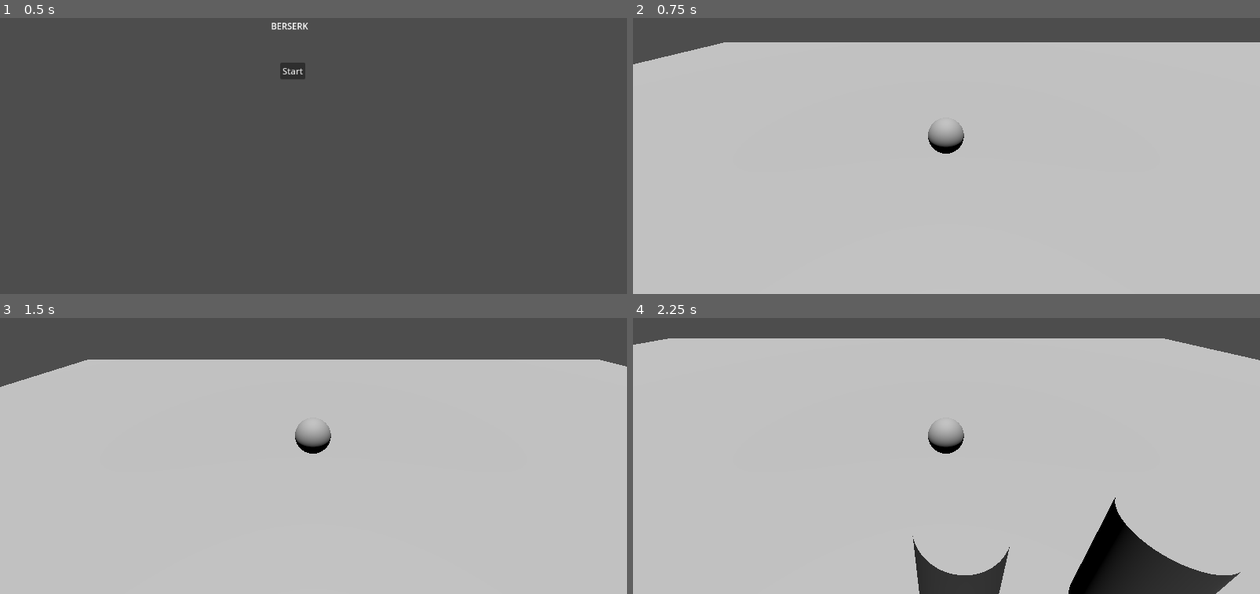
Above: before the commit, frames 1-4 (two rows, left to right).
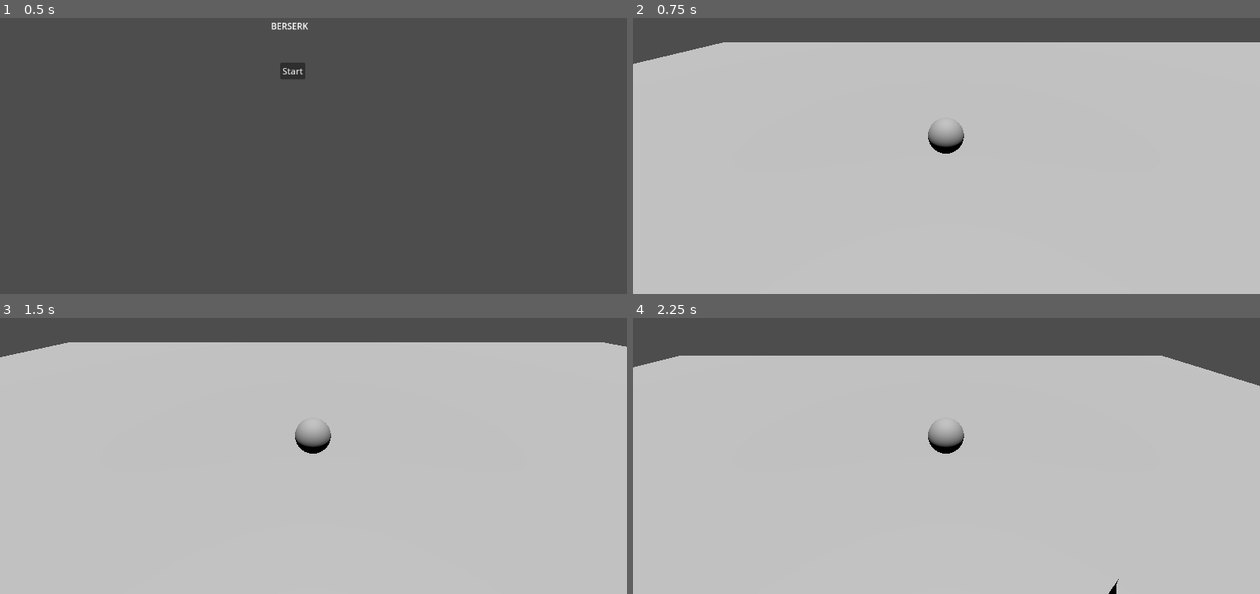
Above: after the commit, the same moments.

Repository: LazareBoukenouche/3D
Game: Godot game, scene res://Main.tscn
The game is run twice, just before and just after one commit, with the same random seed, the same clock (stepped at 60 frames per second) and the same inputs.
Inputs (mouse positions are in pixels of both pictures, inside the frame that each line leads up to):
- Up to frame 1 (0.5 s): no input
- Up to frame 2 (0.75 s): click "Start" at 0.5 s
- Up to frame 3 (1.5 s): tap Enter (ui_accept) at 1.25 s; move the mouse to (451, 400) at 1.27 s; hold D (move_right) from 1.28 s (still down); tap A (attack, bound only after the commit) at 1.35 s; click (451, 400) at 1.42 s
- Up to frame 4 (2.25 s): tap Space (jump, bound only after the commit) at 1.52, 1.82 s; tap Q (attack, bound only before the commit) at 1.55, 2.1 s; move the mouse to (821, 436) at 2.02 s; release D (move_right) at 2.03 s; hold S (move_down) from 2.03 s (still down); click (821, 436) at 2.17 s

Frame 1 is identical in both runs. In frame 2, less than 0.1% of the frame differs, in the area x 0-15%, y 8-17%; in frame 3, 6.7%; in frame 4, 12%, in the area x 0-100%, y 7-100%.

Commit message:
added the joypad controls for the camera and players movements and rotations

Diff:
--- a/Scenes/Levels/Level.tscn
+++ b/Scenes/Levels/Level.tscn
@@ -14,13 +14,14 @@
 [node name="Level" type="Node3D"]
 script = ExtResource("1_67qpp")
 
-[node name="StaticBody3D" type="StaticBody3D" parent="."]
+[node name="Ground" type="StaticBody3D" parent="."]
+transform = Transform3D(1, 0, 0, 0, 1, 0, 0, 0, 1, -0.106589, 0, -0.0051198)
 physics_material_override = SubResource("PhysicsMaterial_c3cgl")
 
-[node name="CollisionShape3D" type="CollisionShape3D" parent="StaticBody3D"]
+[node name="CollisionShape3D" type="CollisionShape3D" parent="Ground"]
 shape = SubResource("BoxShape3D_xu71u")
 
-[node name="MeshInstance3D" type="MeshInstance3D" parent="StaticBody3D/CollisionShape3D"]
+[node name="MeshInstance3D" type="MeshInstance3D" parent="Ground/CollisionShape3D"]
 transform = Transform3D(46.8413, 0, 0, 0, 1, 0, 0, 0, 40.2261, 0, 0, 0)
 mesh = SubResource("BoxMesh_qo704")
 
--- a/Scripts/Ball.gd
+++ b/Scripts/Ball.gd
@@ -25,7 +25,9 @@
 
 	Input.set_mouse_mode(Input.MOUSE_MODE_VISIBLE)
 
+
 func _physics_process(delta):
+
 
 	if Input.is_action_just_pressed("ui_cancel"):
 		Input.set_mouse_mode(Input.MOUSE_MODE_VISIBLE)
@@ -35,7 +37,9 @@
 	input.x = Input.get_axis("move_left", "move_right")
 	input.z = Input.get_axis("move_up", "move_down")
 
-
+	var camera_input := Vector3.ZERO
+	camera_input.x = Input.get_axis("move_camera_left", "move_camera_right")
+	camera_input.z = Input.get_axis("move_camera_up", "move_camera_down")
 	horizontal_pivot.rotate_y(horizontal_pivot_input)
 	vertical_pivot.rotate_x(vertical_pivot_input)
 	vertical_pivot.rotation.x = clamp(vertical_pivot.rotation.x,
@@ -46,12 +50,13 @@
 	horizontal_pivot_input = 0.0
 	vertical_pivot_input = 0.0
 
+	if Input.is_action_just_pressed("attack"):
+		print("attack")
+
 	if Input.is_action_just_pressed("ui_cancel"):
 		Input.set_mouse_mode(Input.MOUSE_MODE_VISIBLE)
 
-	if Input.is_action_just_pressed("attack"):
-		print(input)
-		pass
+
 
 	if Input.is_action_just_pressed("take"):
 		# Check if object in area has the property : interactable
@@ -83,7 +88,7 @@
 		velocity.y -= gravity * delta
 
 	# Handle Jump.
-	if Input.is_action_just_pressed("ui_accept") and is_on_floor():
+	if Input.is_action_just_pressed("jump") and is_on_floor():
 		velocity.y = JUMP_VELOCITY
 
 	# Get the input direction and handle the movement/deceleration.
@@ -101,6 +106,23 @@
 	move_and_slide()
 
 func _unhandled_input(event: InputEvent) -> void:
+
+	if event is InputEventJoypadMotion:
+
+		# If the right stick move vertically
+		if event.axis == JOY_AXIS_RIGHT_Y:
+
+			if event.get_action_strength("move_camera_up") > 0.5:
+				vertical_pivot_input = + event.get_axis() * 0.1
+			elif event.get_action_strength("move_camera_down") > 0.5:
+				vertical_pivot_input = - event.get_axis() * 0.1
+
+		elif  event.axis == JOY_AXIS_RIGHT_X:
+			if event.get_action_strength("move_camera_left") > 0.5:
+				horizontal_pivot_input = + (event.get_axis() * 0.1)
+			elif event.get_action_strength("move_camera_right") > 0.5:
+				horizontal_pivot_input = - event.get_axis() * 0.1
+
 	if Input.is_mouse_button_pressed(MOUSE_BUTTON_LEFT):
 		Input.set_mouse_mode(Input.MOUSE_MODE_CAPTURED)
 		if event is InputEventMouseMotion:
@@ -108,9 +130,9 @@
 				horizontal_pivot_input = - event.relative.x * mouse_sensitivity
 				vertical_pivot_input = - event.relative.y * mouse_sensitivity
 
-	if !Input.is_mouse_button_pressed(MOUSE_BUTTON_LEFT):
-			Input.set_mouse_mode(Input.MOUSE_MODE_VISIBLE)
-#
+	else:
+		Input.set_mouse_mode(Input.MOUSE_MODE_VISIBLE)
+
 
 
 func _on_area_3d_body_entered(body):
--- a/Scripts/Level.gd
+++ b/Scripts/Level.gd
@@ -6,7 +6,7 @@
 func _ready():
 
 
-
+	print(Input.get_connected_joypads())
 
 
 	pass
--- a/project.godot
+++ b/project.godot
@@ -20,35 +20,40 @@
 take={
 "deadzone": 0.5,
 "events": [Object(InputEventKey,"resource_local_to_scene":false,"resource_name":"","device":-1,"window_id":0,"alt_pressed":false,"shift_pressed":false,"ctrl_pressed":false,"meta_pressed":false,"pressed":false,"keycode":0,"physical_keycode":82,"key_label":0,"unicode":114,"echo":false,"script":null)
+, Object(InputEventJoypadButton,"resource_local_to_scene":false,"resource_name":"","device":-1,"button_index":1,"pressure":0.0,"pressed":false,"script":null)
 ]
 }
 attack={
 "deadzone": 0.5,
-"events": [Object(InputEventKey,"resource_local_to_scene":false,"resource_name":"","device":-1,"window_id":0,"alt_pressed":false,"shift_pressed":false,"ctrl_pressed":false,"meta_pressed":false,"pressed":false,"keycode":0,"physical_keycode":81,"key_label":0,"unicode":97,"echo":false,"script":null)
+"events": [Object(InputEventJoypadButton,"resource_local_to_scene":false,"resource_name":"","device":-1,"button_index":2,"pressure":0.0,"pressed":true,"script":null)
+, Object(InputEventKey,"resource_local_to_scene":false,"resource_name":"","device":-1,"window_id":0,"alt_pressed":false,"shift_pressed":false,"ctrl_pressed":false,"meta_pressed":false,"pressed":false,"keycode":0,"physical_keycode":0,"key_label":65,"unicode":97,"echo":false,"script":null)
 ]
 }
 move_left={
 "deadzone": 0.5,
-"events": [Object(InputEventKey,"resource_local_to_scene":fa …(140 unchanged characters)… d":false,"keycode":0,"physical_keycode":4194319,"key_label":0,"unicode":0,"echo":false,"script":null)
-, Object(InputEventKey,"resource_local_to_scene":false,"resource_name":"","device":-1,"window_id":0,"alt_pressed":false,"shift_pressed":false,"ctrl_pressed":false,"meta_pressed":false,"pressed":false,"keycode":0,"physical_keycode":65,"key_label":0,"unicode":113,"echo":false,"script":null)
+"events": [Object(InputEventKey,"resource_local_to_scene":fa …(140 unchanged characters)… d":false,"keycode":0,"physical_keycode":0,"key_label":81,"unicode":113,"echo":false,"script":null)
+, Object(InputEventJoypadMotion,"resource_local_to_scene":false,"resource_name":"","device":-1,"axis":0,"axis_value":-1.0,"script":null)
 ]
 }
 move_right={
 "deadzone": 0.5,
 "events": [Object(InputEventKey,"resource_local_to_scene":false,"resource_name":"","device":-1,"window_id":0,"alt_pressed":false,"shift_pressed":false,"ctrl_pressed":false,"meta_pressed":false,"pressed":false,"keycode":0,"physical_keycode":68,"key_label":0,"unicode":100,"echo":false,"script":null)
 , Object(InputEventKey,"resource_local_to_scene":false,"resource_name":"","device":-1,"window_id":0,"alt_pressed":false,"shift_pressed":false,"ctrl_pressed":false,"meta_pressed":false,"pressed":false,"keycode":0,"physical_keycode":4194321,"key_label":0,"unicode":0,"echo":false,"script":null)
+, Object(InputEventJoypadMotion,"resource_local_to_scene":false,"resource_name":"","device":-1,"axis":0,"axis_value":1.0,"script":null)
 ]
 }
 move_up={
 "deadzone": 0.5,
 "events": [Object(InputEventKey,"resource_local_to_scene":false,"resource_name":"","device":-1,"window_id":0,"alt_pressed":false,"shift_pressed":false,"ctrl_pressed":false,"meta_pressed":false,"pressed":false,"keycode":0,"physical_keycode":87,"key_label":0,"unicode":122,"echo":false,"script":null)
 , Object(InputEventKey,"resource_local_to_scene":false,"resource_name":"","device":-1,"window_id":0,"alt_pressed":false,"shift_pressed":false,"ctrl_pressed":false,"meta_pressed":false,"pressed":false,"keycode":0,"physical_keycode":4194320,"key_label":0,"unicode":0,"echo":false,"script":null)
+, Object(InputEventJoypadMotion,"resource_local_to_scene":false,"resource_name":"","device":-1,"axis":1,"axis_value":-1.0,"script":null)
 ]
 }
 move_down={
 "deadzone": 0.5,
 "events": [Object(InputEventKey,"resource_local_to_scene":false,"resource_name":"","device":-1,"window_id":0,"alt_pressed":false,"shift_pressed":false,"ctrl_pressed":false,"meta_pressed":false,"pressed":false,"keycode":0,"physical_keycode":83,"key_label":0,"unicode":115,"echo":false,"script":null)
 , Object(InputEventKey,"resource_local_to_scene":false,"resource_name":"","device":-1,"window_id":0,"alt_pressed":false,"shift_pressed":false,"ctrl_pressed":false,"meta_pressed":false,"pressed":false,"keycode":0,"physical_keycode":4194322,"key_label":0,"unicode":0,"echo":false,"script":null)
+, Object(InputEventJoypadMotion,"resource_local_to_scene":false,"resource_name":"","device":-1,"axis":1,"axis_value":1.0,"script":null)
 ]
 }
 cancel={
@@ -56,6 +61,36 @@
 "events": [Object(InputEventKey,"resource_local_to_scene":false,"resource_name":"","device":-1,"window_id":0,"alt_press …(182 unchanged characters)…
 ]
 }
+run={
+"deadzone": 0.5,
+"events": []
+}
+jump={
+"deadzone": 0.5,
+"events": [Object(InputEventKey,"resource_local_to_scene":false,"resource_name":"","device":-1,"window_id":0,"alt_pressed":false,"shift_pressed":false,"ctrl_pressed":false,"meta_pressed":false,"pressed":false,"keycode":0,"physical_keycode":32,"key_label":0,"unicode":32,"echo":false,"script":null)
+, Object(InputEventJoypadButton,"resource_local_to_scene":false,"resource_name":"","device":-1,"button_index":0,"pressure":0.0,"pressed":true,"script":null)
+]
+}
+move_camera_up={
+"deadzone": 0.5,
+"events": [Object(InputEventJoypadMotion,"resource_local_to_scene":false,"resource_name":"","device":-1,"axis":3,"axis_value":-1.0,"script":null)
+]
+}
+move_camera_down={
+"deadzone": 0.5,
+"events": [Object(InputEventJoypadMotion,"resource_local_to_scene":false,"resource_name":"","device":-1,"axis":3,"axis_value":1.0,"script":null)
+]
+}
+move_camera_left={
+"deadzone": 0.5,
+"events": [Object(InputEventJoypadMotion,"resource_local_to_scene":false,"resource_name":"","device":-1,"axis":2,"axis_value":-1.0,"script":null)
+]
+}
+move_camera_right={
+"deadzone": 0.5,
+"events": [Object(InputEventJoypadMotion,"resource_local_to_scene":false,"resource_name":"","device":-1,"axis":2,"axis_value":1.0,"script":null)
+]
+}
 
 [rendering]
 
